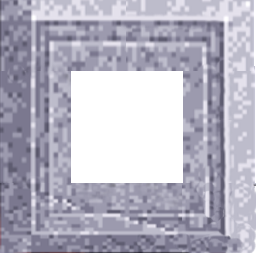
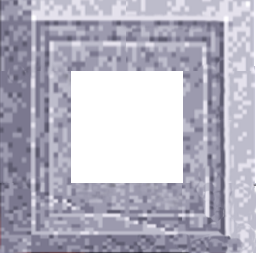
Before/after of a 256 x 253 layered artwork. What changed in the layer stack:
painted on "border-image8.png" over [252, 237, 256, 253]
